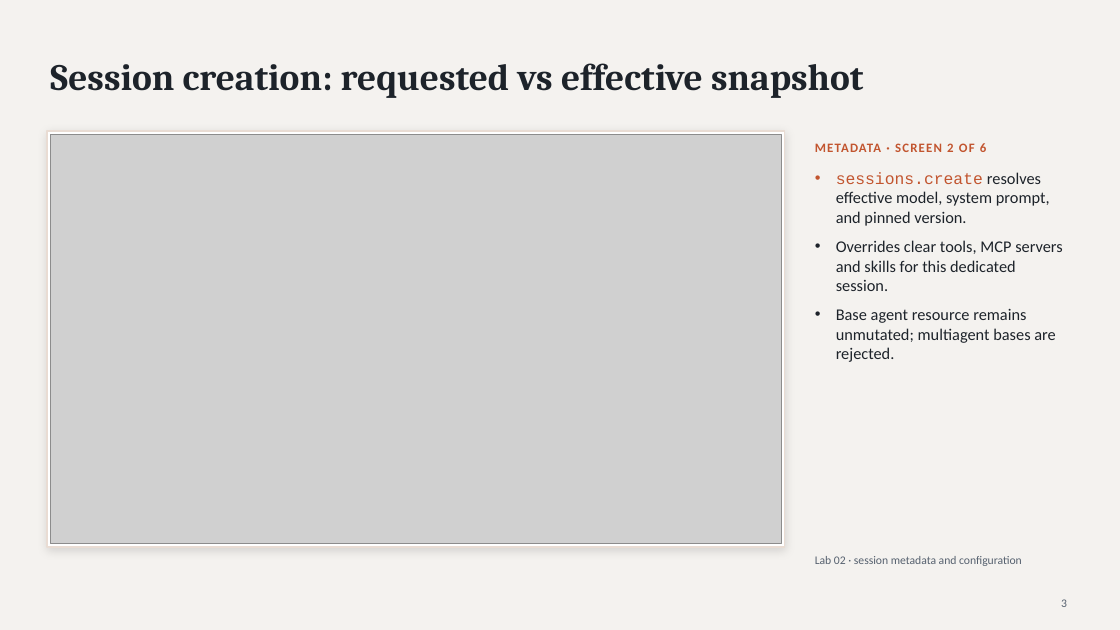
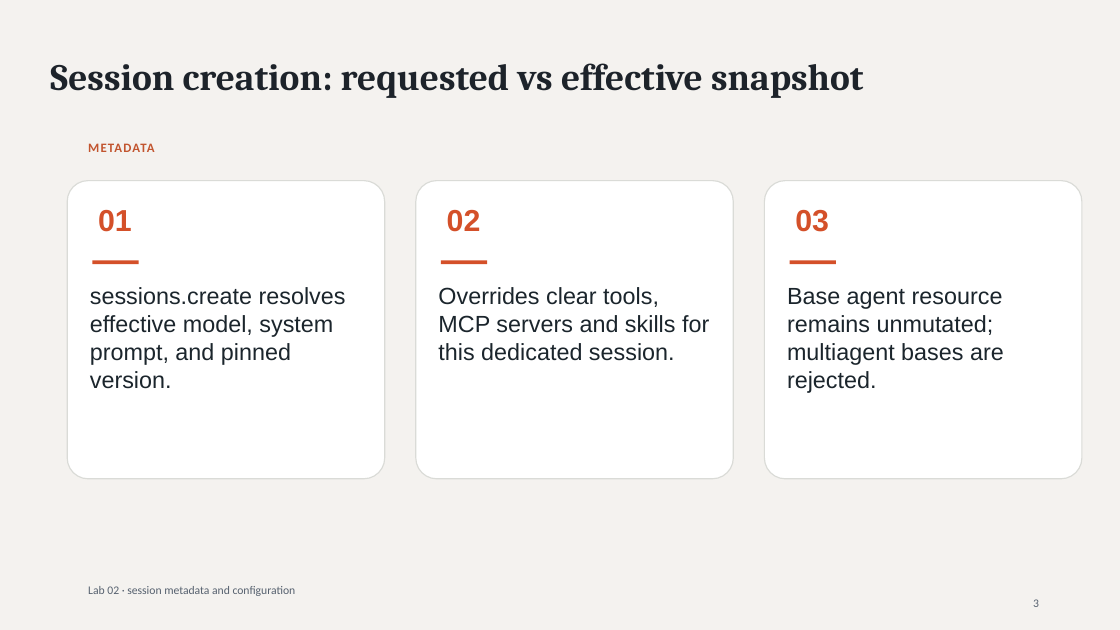
Before and after one commit to luiscoco/Udemy-claude-managed-agents-Lab-75, a slide deck: slide 3 of presentations/lab02/output/Lab02-Claude-Managed-Agents-Session-Options.pptx. Drawn at 1120x630 pixels with LibreOffice and Linux fonts; fonts in the diff are those of the drawing; grey boxes stand for pictures. Boxes give left, top, right and bottom in pixels: in the first picture for what was removed or moved away, otherwise in the second. Text is boxed around its words. In the diff, an @@ line names an element or a change of style, - is before the commit and + after.

```diff
--- a/presentations/lab02/output/Lab02-Claude-Managed-Agents-Session-Options.pptx
+++ b/presentations/lab02/output/Lab02-Claude-Managed-Agents-Session-Options.pptx
@@ rectangle removed at [47, 131, 785, 547] @@
@@ picture removed at [50, 134, 781, 544] @@
@@ text at [88, 143, 154, 152]: text changed @@
-METADATA · SCREEN 2 OF 6
+METADATA
@@ text at [836, 172, 1063, 291]: paragraphs removed @@
-• sessions.create resolves effective model, system prompt, and pinned version.
-• Overrides clear tools, MCP servers and skills for this dedicated session.
@@ rounded rectangle added at [67, 181, 385, 479], fill #FFFFFF, outline #DADBD7 1 pt @@
@@ rounded rectangle added at [416, 181, 734, 479], fill #FFFFFF, outline #DADBD7 1 pt @@
@@ rounded rectangle added at [765, 181, 1082, 479], fill #FFFFFF, outline #DADBD7 1 pt @@
@@ text added at [98, 210, 132, 232], 26 pt, text #D45029, bold @@
+01
@@ text added at [447, 210, 481, 232], 26 pt, text #D45029, bold @@
+02
@@ text added at [795, 210, 829, 232], 26 pt, text #D45029, bold @@
+03
@@ rectangle added at [92, 260, 139, 264], fill #D45029 @@
@@ rectangle added at [441, 260, 487, 264], fill #D45029 @@
@@ rectangle added at [790, 260, 836, 264], fill #D45029 @@
@@ text added at [90, 287, 346, 389], 20 pt, text #1B252C @@
+sessions.create resolves effective model, system prompt, and pinned version.
@@ text added at [438, 287, 709, 361], 20 pt, text #1B252C @@
+Overrides clear tools, MCP servers and skills for this dedicated session.
@@ text "Base agent resource remains unmutated; ...": place and size @@
-text "Base agent resource remains unmutated; ..." at [836, 172, 1063, 362]
+text "Base agent resource remains unmutated; ..." at [787, 288, 1004, 393]
@@ text "Base agent resource remains unmutated; ..." at [787, 288, 1004, 393]: size 14 to 20 pt, font Calibri to Arial, text colour #1D232A to #1B252C; bullet • to none; less space between paragraphs @@
@@ text "Lab 02 · session metadata ...": place and size @@
-text "Lab 02 · session metadata ..." at [815, 556, 1022, 566]
+text "Lab 02 · session metadata ..." at [88, 586, 296, 596]
@@ text "3" at [1033, 599, 1039, 607]: alignment right to left @@
```
Also in this commit, not shown: 21 other slides changed, 4 slides added, 4 other files.
